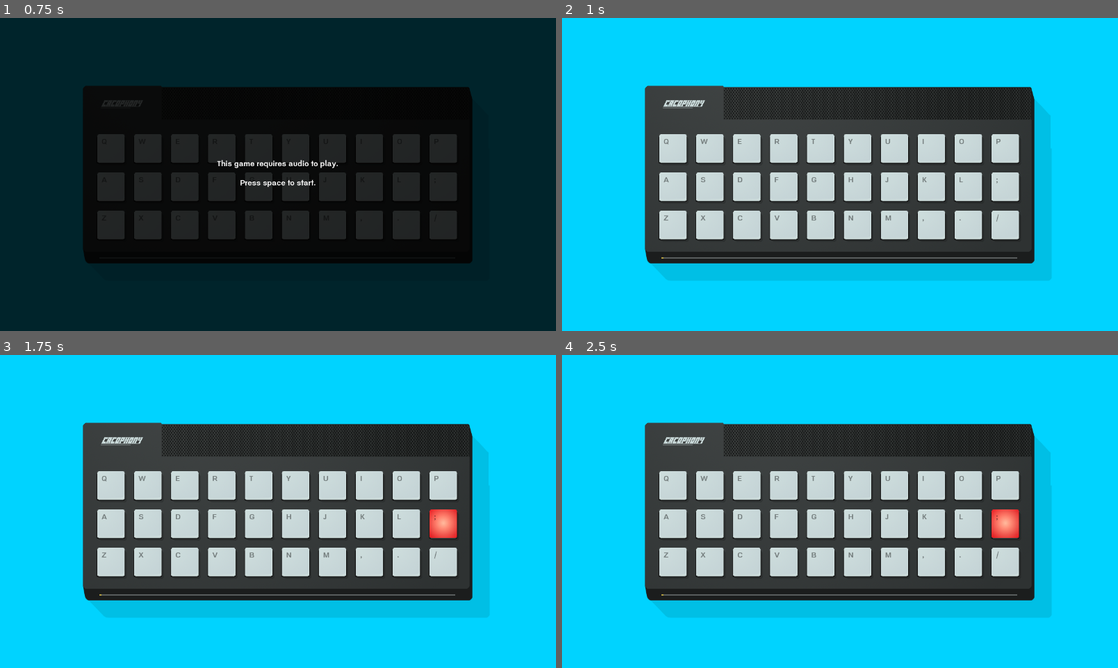
Above: before the commit, frames 1-4 (two rows, left to right).
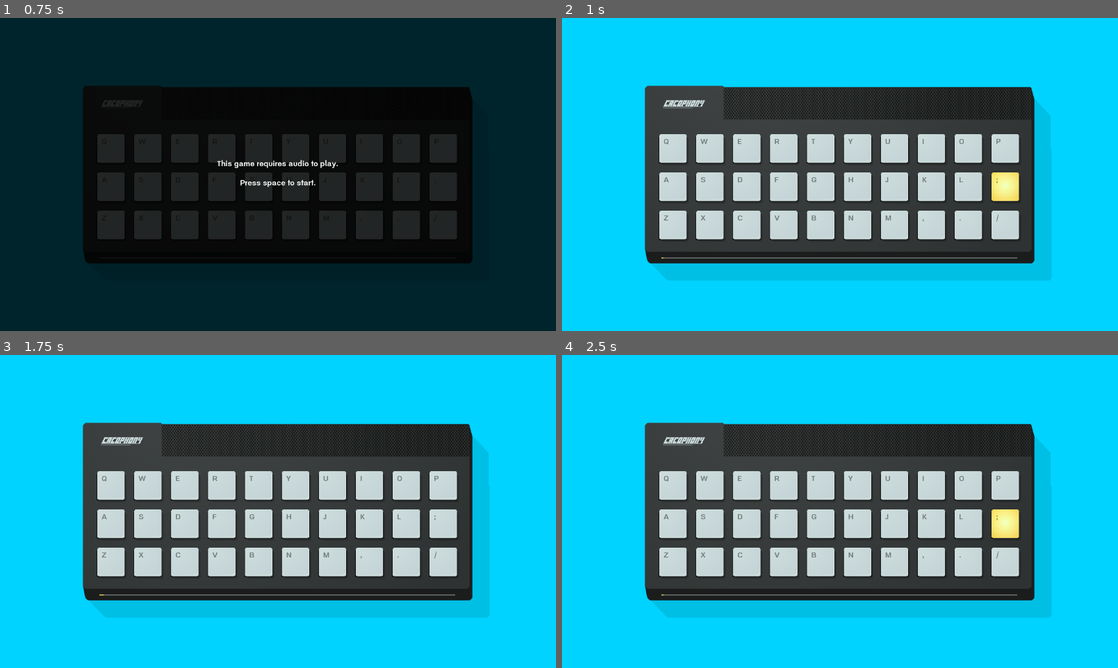
Above: after the commit, the same moments.

Repository: winterbeak/cacophony-t35x
Game: Godot game, scene res://scenes/Main.tscn
Two runs of this game, one before a commit and one after it. Both use one fixed random seed, a clock stepped at 60 frames per second and the inputs below.
Inputs:
- Up to frame 1 (0.75 s): tap Enter at 0.5 s; tap , (S) at 0.6 s
- Up to frame 2 (1 s): tap Space (space) at 0.8 s
- Up to frame 3 (1.75 s): tap Space (space) at 1.35 s; tap , (S) at 1.55 s
- Up to frame 4 (2.5 s): tap Space (space) at 2, 2.3 s; tap , (S) at 2.1 s

Frame 1 is identical in both runs. In frame 2, 0.5% of the frame differs, in the area x 77-83%, y 49-59%; in frame 3, 0.5%, in the area x 18-83%, y 49-77%; in frame 4, 0.5%.

Commit message:
Add one-light timing component

Diff:
--- a/Analog Cacophony/scenes/Grid.tscn
+++ b/Analog Cacophony/scenes/Grid.tscn
@@ -9,7 +9,7 @@
 [ext_resource path="res://scenes/components/TwoTimingComponent.tscn" type="PackedScene" id=7]
 [ext_resource path="res://scenes/components/CountComponent.tscn" type="PackedScene" id=8]
 [ext_resource path="res://scenes/components/NumberComponent.tscn" type="PackedScene" id=9]
-[ext_resource path="res://scenes/components/OnceComponent.tscn" type="PackedScene" id=10]
+[ext_resource path="res://scenes/components/OneTimingComponent.tscn" type="PackedScene" id=10]
 [ext_resource path="res://scenes/components/AlternateComponent.tscn" type="PackedScene" id=11]
 [ext_resource path="res://scenes/components/DirectionComponent.tscn" type="PackedScene" id=12]
 [ext_resource path="res://scenes/components/MemoryComponent.tscn" type="PackedScene" id=13]
@@ -34,7 +34,7 @@
 
 [node name="TwoTimingComponent" parent="." instance=ExtResource( 7 )]
 
-[node name="OnceComponent" parent="." instance=ExtResource( 10 )]
+[node name="OneTimingComponent" parent="." instance=ExtResource( 10 )]
 
 [node name="CadenceComponent" parent="." instance=ExtResource( 14 )]
 
--- /dev/null
+++ b/Analog Cacophony/scenes/components/OneTimingComponent.tscn
@@ -0,0 +1,23 @@
+[gd_scene load_steps=6 format=2]
+
+[ext_resource path="res://scripts/components/OneTimingComponent.gd" type="Script" id=1]
+[ext_resource path="res://scenes/components/BaseComponent.tscn" type="PackedScene" id=2]
+[ext_resource path="res://scenes/Light.tscn" type="PackedScene" id=3]
+[ext_resource path="res://assets/sounds/glass_break.ogg" type="AudioStream" id=4]
+[ext_resource path="res://assets/sounds/glass_tap.ogg" type="AudioStream" id=5]
+
+[node name="OneTimingComponent" instance=ExtResource( 2 )]
+script = ExtResource( 1 )
+
+[node name="NextBeepTimer" type="Timer" parent="." index="1"]
+
+[node name="Light" parent="." index="2" instance=ExtResource( 3 )]
+key = "S"
+
+[node name="Tick" type="AudioStreamPlayer2D" parent="." index="4"]
+stream = ExtResource( 5 )
+
+[node name="Deactivate" type="AudioStreamPlayer2D" parent="." index="5"]
+stream = ExtResource( 4 )
+
+[connection signal="timeout" from="NextBeepTimer" to="." method="_on_NextBeepTimer_timeout"]
--- a/Analog Cacophony/scripts/Grid.gd
+++ b/Analog Cacophony/scripts/Grid.gd
@@ -7,7 +7,7 @@
 
 onready var rows = [
 	[$QueryComponent, $ChordComponent, $SequenceComponent],
-	[$ScaleComponent, $VolumeComponent, $CountComponent, $NumberComponent, $TwoTimingComponent, $OnceComponent],
+	[$ScaleComponent, $VolumeComponent, $CountComponent, $NumberComponent, $TwoTimingComponent, $OneTimingComponent],
 	[$CadenceComponent, $DirectionComponent, $AlternateComponent, $MemoryComponent]
 ]
 onready var components = []
@@ -21,7 +21,7 @@
 	$MemoryComponent,
 	$AlternateComponent,
 	$QueryComponent,
-	$OnceComponent,
+	$OneTimingComponent,
 	$NumberComponent,
 	$CadenceComponent,
 	$ChordComponent,
@@ -51,7 +51,7 @@
 	$CountComponent.position.x = Constants.LIGHT_DISTANCE_HORIZ * 3
 	$NumberComponent.position.x = Constants.LIGHT_DISTANCE_HORIZ * 6
 	$TwoTimingComponent.position.x = Constants.LIGHT_DISTANCE_HORIZ * 7
-	$OnceComponent.position.x = Constants.LIGHT_DISTANCE_HORIZ * 9
+	$OneTimingComponent.position.x = Constants.LIGHT_DISTANCE_HORIZ * 9
 
 	# Row 3 position setting
 	for component in rows[2]:
@@ -79,6 +79,7 @@
 	beat_sequence.shuffle()
 	beat_keeper.start(BEAT_TIME)
 	unlock_components()
+	$OneTimingComponent.activate(5)
 
 func stop():
 	started = false
--- /dev/null
+++ b/Analog Cacophony/scripts/components/OneTimingComponent.gd
@@ -0,0 +1,49 @@
+extends "res://scripts/components/BaseComponent.gd"
+
+var current_beep: int = 0
+
+const BEEP_TIME: float = 0.3
+onready var next_beep_timer: Timer = $NextBeepTimer
+onready var tick_sound = $Tick
+onready var deactivate_sound = $Deactivate
+const TICK_VOLUME = -4
+const DEACTIVATE_VOLUME = 0
+
+var rng: RandomNumberGenerator = RandomNumberGenerator.new()
+
+func _ready() -> void:
+	lights = [$Light]
+
+	tick_sound.volume_db = TICK_VOLUME
+	deactivate_sound.volume_db = DEACTIVATE_VOLUME
+
+	tick_sound.position = lights[0].position + Constants.LIGHT_CENTER
+	deactivate_sound.position = lights[0].position + Constants.LIGHT_CENTER
+
+func start() -> void:
+	current_beep = 0
+	lights[0].turn_on()
+	next_beep_timer.start(BEEP_TIME)
+
+	tick_sound.play()
+
+func on_deactivate() -> void:
+	lights[0].turn_off()
+	next_beep_timer.stop()
+
+func on_key_press(key: String) -> void:
+	if current_beep % 2 == 0:
+		deactivate_sound.play()
+		deactivate()
+	else:
+		fail()
+
+func _on_NextBeepTimer_timeout():
+	current_beep += 1
+
+	tick_sound.play()
+
+	if current_beep % 2 == 0:
+		lights[0].turn_on()
+	else:
+		lights[0].turn_off()
